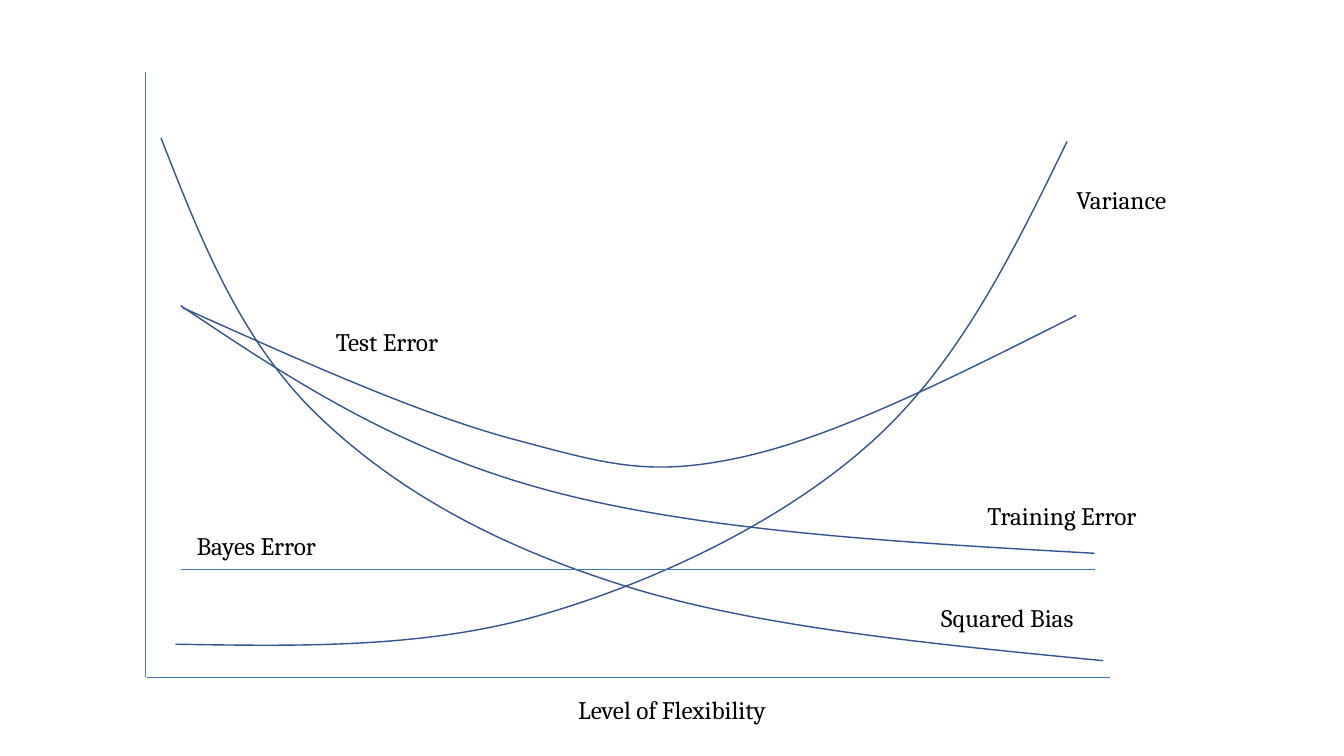
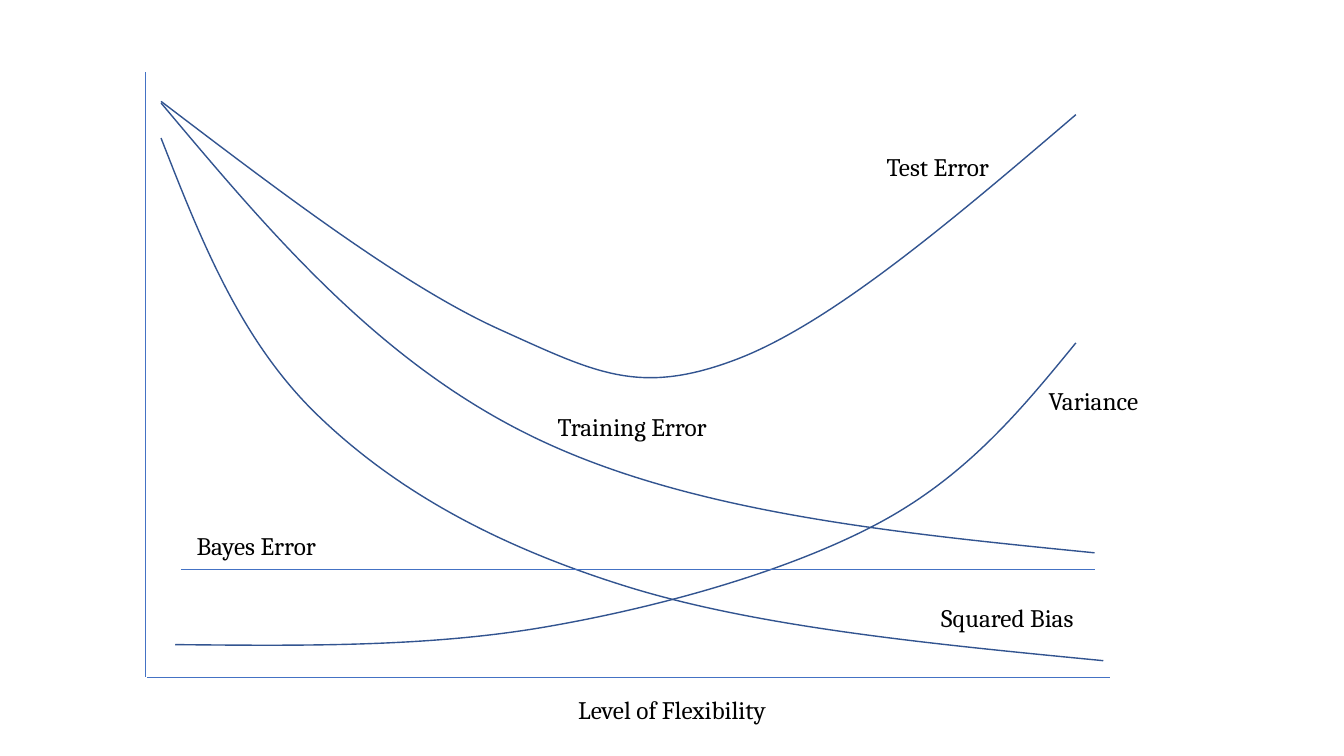
Before and after one commit to ChenPH0522/ISLR, a slide deck: slide 1 of Exerciese/Ch2/Chapter2.pptx. Drawn at 1344x756 pixels with LibreOffice and Linux fonts; fonts in the diff are those of the drawing. Boxes give left, top, right and bottom in pixels: in the first picture for what was removed or moved away, otherwise in the second. Text is boxed around its words. In the diff, an @@ line names an element or a change of style, - is before the commit and + after.

```diff
--- a/Exerciese/Ch2/Chapter2.pptx
+++ b/Exerciese/Ch2/Chapter2.pptx
@@ freeform shape resized from (x1=180, y1=306, x2=1095, y2=554) to (x1=161, y1=103, x2=1095, y2=553) @@
@@ freeform shape resized from (x1=184, y1=308, x2=1077, y2=467) to (x1=161, y1=102, x2=1077, y2=378) @@
@@ text "Test Error" moved from (x1=336, y1=334, x2=438, y2=352) to (x1=887, y1=159, x2=989, y2=177) @@
@@ freeform shape resized from (x1=175, y1=141, x2=1068, y2=645) to (x1=175, y1=343, x2=1076, y2=645) @@
@@ text "Variance" moved from (x1=1076, y1=192, x2=1166, y2=209) to (x1=1049, y1=393, x2=1139, y2=410) @@
@@ text "Training Error" moved from (x1=987, y1=508, x2=1136, y2=531) to (x1=558, y1=419, x2=706, y2=442) @@
```
Also in this commit, not shown: 6 other files.
